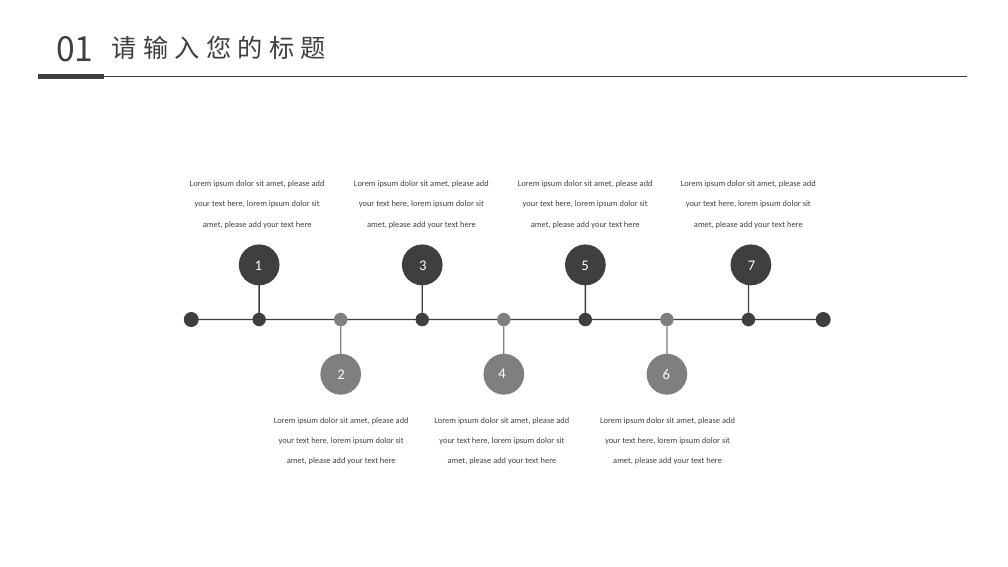
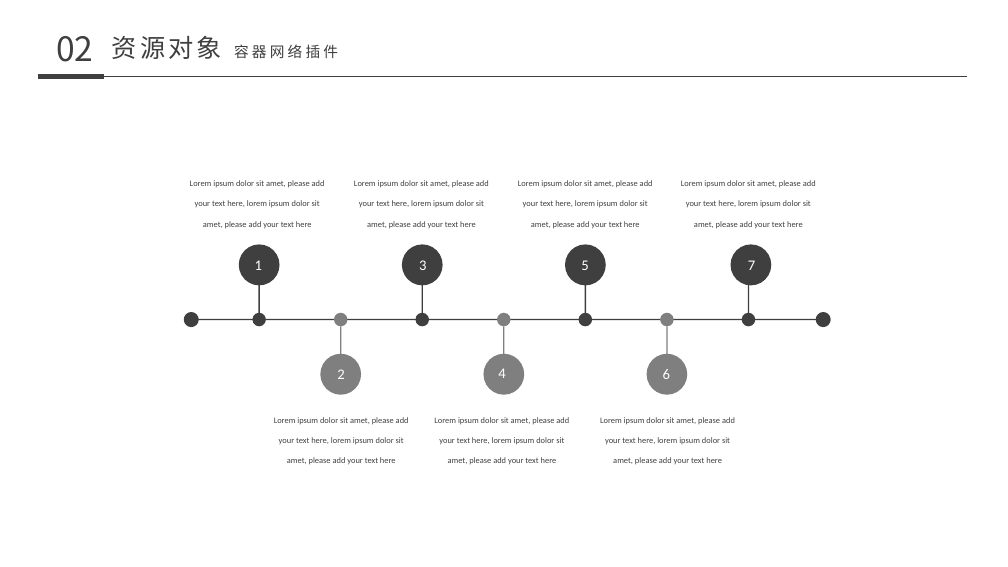
Before and after one commit to nutionMedivn/Kubernetes-training-camp, a slide deck: slide 22 of 基础/008-011 kubernetes.pptx (slide 19 before the commit). Drawn at 1008x567 pixels with LibreOffice and Linux fonts; fonts in the diff are those of the drawing. Boxes give left, top, right and bottom in pixels: in the first picture for what was removed or moved away, otherwise in the second. Text is boxed around its words. In the diff, an @@ line names an element or a change of style, - is before the commit and + after.

```diff
--- a/基础/008-011 kubernetes.pptx
+++ b/基础/008-011 kubernetes.pptx
@@ text at [56, 36, 93, 62]: text changed @@
-01
+02
@@ text at [112, 36, 338, 59]: text changed; size 24 to 14 pt @@
-请输入您的标题
+资源对象 容器网络插件
```
Also in this commit, not shown: 1 other slide changed, 4 slides added, 1 slide removed.
